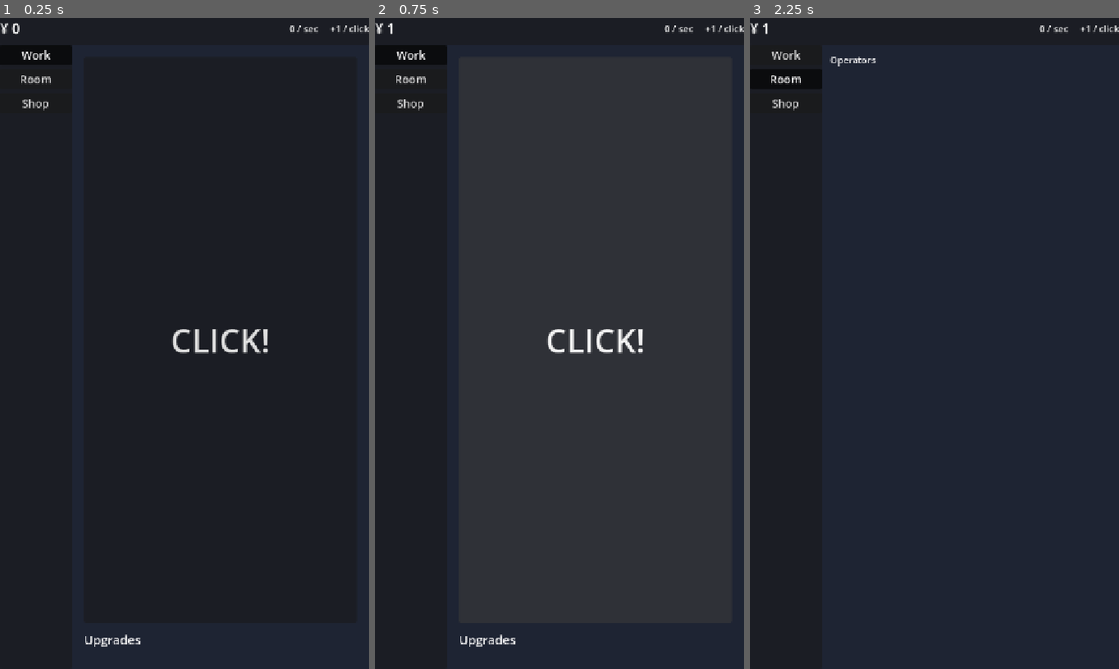
Above: before the commit, frames 1-3 (left to right).
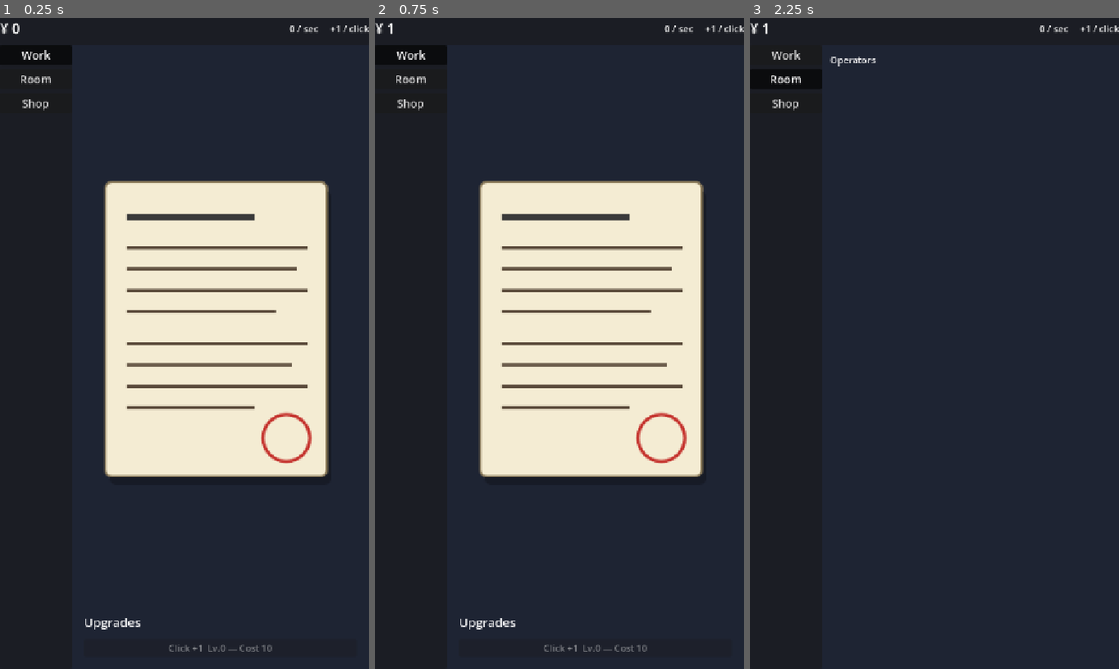
Above: after the commit, the same moments.

Repository: bakamarudasi/clickergame_demo
Game: Godot game, scene res://scenes/main.tscn
Same seed, same stepped clock (60 frames per second), same inputs: the game is played once before the commit and once after it.
Inputs (mouse positions are in pixels of both pictures, inside the frame that each line leads up to; where the layout moved, square brackets give the same spot in the first picture):
- Up to frame 1 (0.25 s): no input
- Up to frame 2 (0.75 s): click (596, 330) [596, 336] at 0.5 s
- Up to frame 3 (2.25 s): click "Work" at 1.25 s; click "Room" at 2 s

The runs differ from the first frame. In frame 1, 28% of the frame differs, in the area x 23-90%, y 24-98%; in frame 2, 28%; in frame 3, nothing differs.
Error before the commit: Cannot call method 'get_children' on a null value. (res://scripts/ui/work_tab.gd:34)
Error after the commit: Cannot call method 'get_children' on a null value. (res://scripts/ui/work_tab.gd:49)

Commit message:
Make Work tab clickable paperwork with verifiable upgrade
The CLICK button is replaced by a paperwork TextureButton so the click
target now feels like in-world content; pressing it runs a small squash
tween via UIConstants timings. Adds a click_plus_one upgrade .tres so
the upgrade pipeline (cost scaling, click_power increment, button enable
state) can be verified end-to-end on first run.

Diff:
--- /dev/null
+++ b/assets/paperwork.svg
@@ -0,0 +1,15 @@
+<svg width="256" height="320" viewBox="0 0 256 320" xmlns="http://www.w3.org/2000/svg">
+  <rect x="24" y="28" width="208" height="276" rx="6" fill="#000" opacity="0.25"/>
+  <rect x="20" y="20" width="208" height="276" rx="6" fill="#f4ecd3" stroke="#8a7a5a" stroke-width="2"/>
+  <rect x="40" y="50" width="120" height="6" fill="#3a3a3a"/>
+  <rect x="40" y="80" width="170" height="3" fill="#5a4a3a"/>
+  <rect x="40" y="100" width="160" height="3" fill="#5a4a3a"/>
+  <rect x="40" y="120" width="170" height="3" fill="#5a4a3a"/>
+  <rect x="40" y="140" width="140" height="3" fill="#5a4a3a"/>
+  <rect x="40" y="170" width="170" height="3" fill="#5a4a3a"/>
+  <rect x="40" y="190" width="155" height="3" fill="#5a4a3a"/>
+  <rect x="40" y="210" width="170" height="3" fill="#5a4a3a"/>
+  <rect x="40" y="230" width="120" height="3" fill="#5a4a3a"/>
+  <circle cx="190" cy="260" r="22" fill="none" stroke="#c4302b" stroke-width="3"/>
+  <text x="190" y="266" font-family="sans-serif" font-size="12" fill="#c4302b" text-anchor="middle" font-weight="bold">確認</text>
+</svg>
--- /dev/null
+++ b/data/upgrades/click_plus_one.tres
@@ -0,0 +1,14 @@
+[gd_resource type="Resource" script_class="UpgradeData" load_steps=2 format=3 uid="uid://upgradeclickplus1"]
+
+[ext_resource type="Script" path="res://scripts/data/upgrade_data.gd" id="1_script"]
+
+[resource]
+script = ExtResource("1_script")
+id = &"click_plus_one"
+display_name = "UPGRADE_CLICK_PLUS_ONE_NAME"
+base_cost = 10
+cost_growth = 1.5
+effect_kind = 0
+effect_amount = 1.0
+max_level = -1
+description = "UPGRADE_CLICK_PLUS_ONE_DESC"
--- a/scenes/ui/work_tab.tscn
+++ b/scenes/ui/work_tab.tscn
@@ -1,6 +1,7 @@
-[gd_scene load_steps=2 format=3 uid="uid://clickergameworktab0"]
+[gd_scene load_steps=3 format=3 uid="uid://clickergameworktab0"]
 
 [ext_resource type="Script" path="res://scripts/ui/work_tab.gd" id="1"]
+[ext_resource type="Texture2D" uid="uid://paperworkasset0" path="res://assets/paperwork.svg" id="2_paper"]
 
 [node name="WorkTab" type="Control"]
 anchors_preset = 15
@@ -22,12 +23,14 @@
 offset_bottom = -24.0
 theme_override_constants/separation = 16
 
-[node name="ClickButton" type="Button" parent="VBox"]
+[node name="DocumentButton" type="TextureButton" parent="VBox"]
 unique_name_in_owner = true
+custom_minimum_size = Vector2(0, 320)
 layout_mode = 2
 size_flags_vertical = 3
-theme_type_variation = &"DisplayButton"
-text = "WORK_CLICK_BUTTON"
+texture_normal = ExtResource("2_paper")
+ignore_texture_size = true
+stretch_mode = 5
 
 [node name="UpgradesTitle" type="Label" parent="VBox"]
 layout_mode = 2
--- a/scripts/ui/work_tab.gd
+++ b/scripts/ui/work_tab.gd
@@ -3,12 +3,14 @@
 # Workタブ。クリックでの通貨生成と強化購入のみを担当。
 # 他タブを直接参照しない。EconomyService 経由でのみ状態を変える。
 
-@onready var click_button: Button = %ClickButton
+@onready var document_button: TextureButton = %DocumentButton
 @onready var upgrade_list: VBoxContainer = %UpgradeList
+
+var _click_tween: Tween
 
 
 func _ready() -> void:
-	click_button.pressed.connect(_on_click_pressed)
+	document_button.pressed.connect(_on_click_pressed)
 	EventBus.currency_changed.connect(_refresh_upgrade_buttons)
 	EventBus.upgrade_purchased.connect(_on_upgrade_purchased)
 	_build_upgrade_buttons()
@@ -16,6 +18,19 @@
 
 func _on_click_pressed() -> void:
 	EconomyService.click()
+	_animate_click_squash()
+
+
+func _animate_click_squash() -> void:
+	if _click_tween != null and _click_tween.is_valid():
+		_click_tween.kill()
+	document_button.pivot_offset = document_button.size / 2.0
+	document_button.scale = Vector2.ONE
+	var dur := UIConstants.PORTRAIT_CLICK_DURATION
+	var squashed := Vector2.ONE * (1.0 - UIConstants.PORTRAIT_CLICK_SQUASH)
+	_click_tween = create_tween()
+	_click_tween.tween_property(document_button, "scale", squashed, dur)
+	_click_tween.tween_property(document_button, "scale", Vector2.ONE, dur)
 
 
 func _build_upgrade_buttons() -> void:
--- a/translations/strings.csv
+++ b/translations/strings.csv
@@ -8,6 +8,8 @@
 WORK_CLICK_BUTTON,CLICK!,CLICK!
 WORK_UPGRADE_TITLE,アップグレード,Upgrades
 WORK_UPGRADE_FMT,%s  Lv.%d — Cost %d,%s  Lv.%d — Cost %d
+UPGRADE_CLICK_PLUS_ONE_NAME,クリック +1,Click +1
+UPGRADE_CLICK_PLUS_ONE_DESC,クリック1回あたり通貨+1,+1 currency per click
 ROOM_OPERATOR_TITLE,オペレータ,Operators
 ROOM_DETAIL_PLACEHOLDER,—,—
 ROOM_TRUST_FMT,信頼度 %d,Trust %d
Not shown, added: assets/paperwork.svg.import
